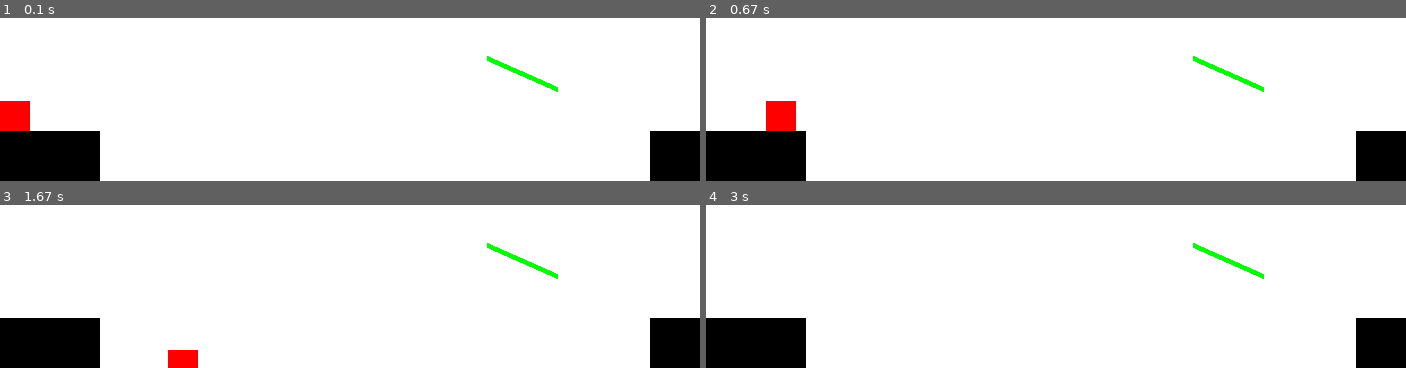
Above: before the commit, frames 1-4 (two rows, left to right).
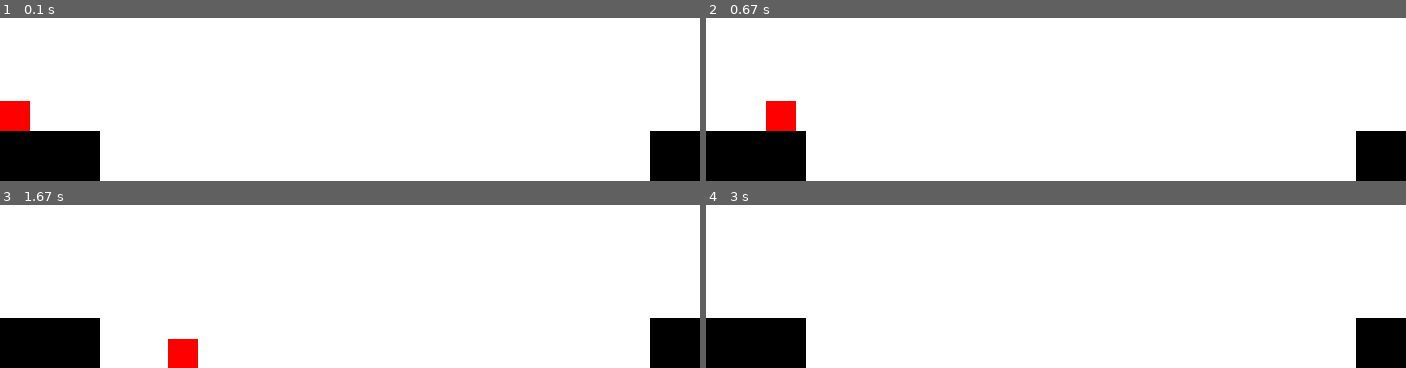
Above: after the commit, the same moments.

Repository: Vincent-lau/pygame_project
Game: pygame game, started from moving_man.py
The game is run twice, just before and just after one commit, with the same random seed, the same clock (stepped at 60 frames per second) and the same inputs.
Inputs:
- Up to frame 1 (0.1 s): no input
- Up to frame 2 (0.67 s): hold Right from 0.33 s (still down)
- Up to frame 3 (1.67 s): release Right at 0.8 s; hold Up 0.83-1.13 s; hold Right 1.17-1.63 s
- Up to frame 4 (3 s): no input

The runs differ from the first frame. In frame 1, 0.3% of the frame differs, in the area x 69-80%, y 23-46%; in frame 2, 0.3%; in frame 3, 0.6%, in the area x 24-80%, y 23-89%; in frame 4, 0.3%.

Commit message:
level control

Diff:
--- a/ideas.txt
+++ b/ideas.txt
@@ -10,3 +10,7 @@
 attributes
 move
 attack
+
+
+level 1 trick
+player has to reach
--- a/moving_man.py
+++ b/moving_man.py
@@ -21,9 +21,6 @@
 
 screenSize = (700, 500)
 screen = pg.display.set_mode(screenSize)
-
-
-
 pg.init()
 
 
@@ -44,6 +41,7 @@
         self.image=pg.Surface(size)
         self.image.fill(color)
         self.rect=self.image.get_rect()
+        self.size=self.image.get_size()
         self.rect.x=0
         self.rect.y=450-size[1]
         self.jumpPower=9
@@ -57,8 +55,11 @@
     def get_position(self):
         return self.rect
 
+    def get_size(self):
+        return self.size
+
     def enter_jump(self):
-        if(self.state!=1):
+        if(self.state==0):
             self.state=1
             self.y_vel=-self.jumpPower
 
@@ -66,7 +67,7 @@
 
     def enter_fall(self):
         self.state=2
-       # self.y_vel=0
+
 
 
     def tracking_key(self,keys):
@@ -77,12 +78,10 @@
 
 
     def collision_below(self):
-        if(pg.sprite.spritecollideany(player,grounds)):
+        if(pg.sprite.spritecollideany(self,grounds)):
             self.rect.y -=1   #this is not very good way of moving back one step
             self.state=0
             self.y_vel=0
-        else:
-            self.enter_fall()
 
 
     def physics_update(self):
@@ -112,7 +111,6 @@
 
 
 
-
 all_sprites_list=pg.sprite.Group()
 
 player=Player(RED,(30,30))
@@ -121,6 +119,19 @@
 
 all_sprites_list.add(player)
 all_sprites_list.add(Block(BLACK,(100,50),(0,450)),Block(BLACK,(50,50),(650,450)))
+
+
+
+def level_control(player,grounds):
+    player.pos=player.get_position()
+    if(player.pos.x>100 and player.pos.x+player.get_size()[0]<650):
+        if(not pg.sprite.spritecollideany(player,grounds)):
+            player.enter_fall()
+    #
+    # if(130<player.pos.x<150 and 440<player.pos.y<450):
+    #     b=Block(GREEN,(550,10),(100,450))
+    #     grounds.add(b)
+    #     all_sprites_list(b)
 
 
 font = pg.font.SysFont('Calibri', 25, True, False)
@@ -147,11 +158,11 @@
 
 
     print(player.state)
-
+    level_control(player,grounds)
     all_sprites_list.update()
     all_sprites_list.draw(screen)
 
-    pg.draw.line(screen, GREEN, [487,377], [557, 408], 5)
+
 
     # viewport.center=player.rect.center
     # viewport.clamp_ip(level_rect)
